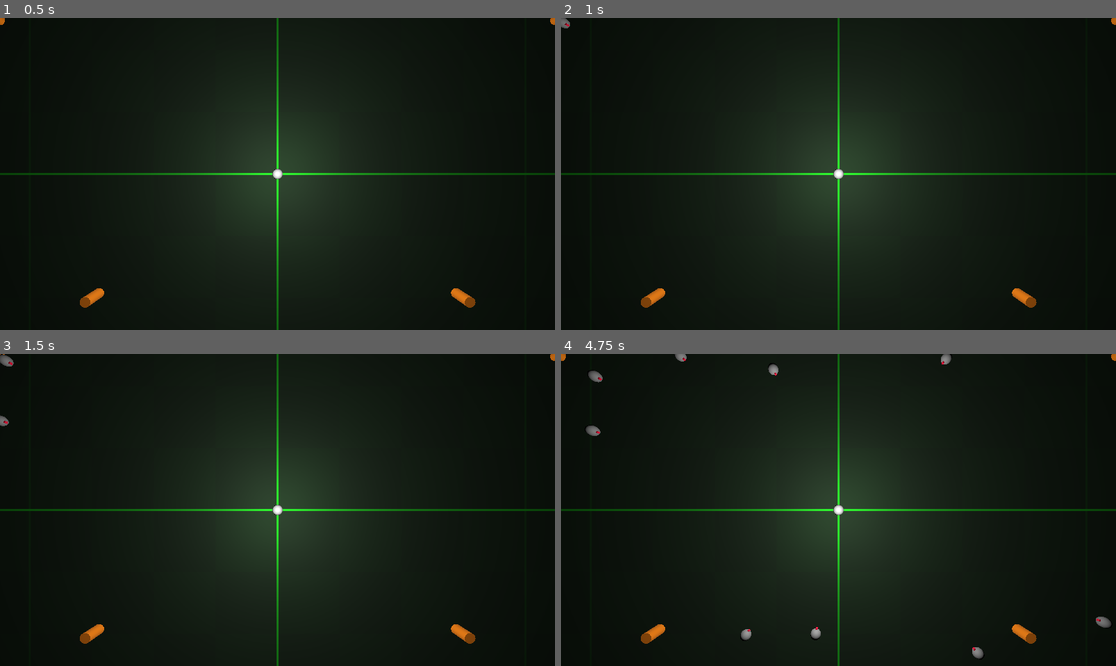
Above: before the commit, frames 1-4 (two rows, left to right).
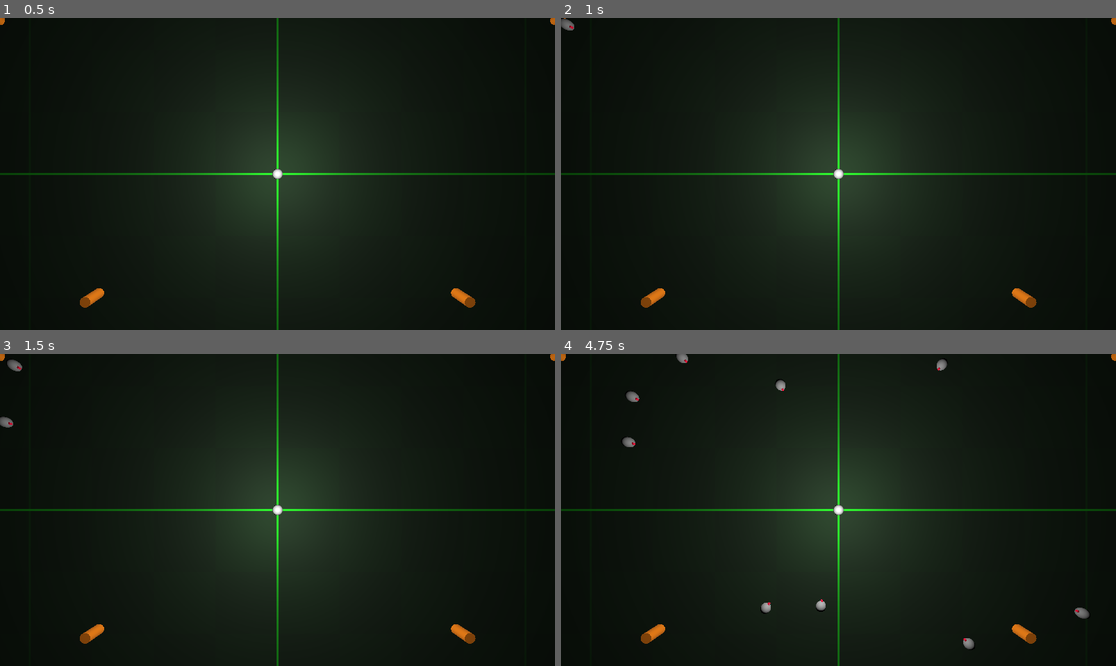
Above: after the commit, the same moments.

Repository: shinyPIKACHUx/GamJamJan2024
Game: Godot game, scene res://Levels/Ash_Test_Level.tscn
Same seed, same stepped clock (60 frames per second), same inputs: the game is played once before the commit and once after it.
Inputs (mouse positions are in pixels of both pictures, inside the frame that each line leads up to):
- Up to frame 1 (0.5 s): no input
- Up to frame 2 (1 s): tap Enter at 0.5 s; move the mouse to (960, 158) at 0.52 s; hold D (move_right) from 0.53 s (still down); hold Shift (sprint) from 0.53 s (still down); tap Space (jump) at 0.77 s
- Up to frame 3 (1.5 s): move the mouse to (166, 525) at 1.27 s; release D (move_right) at 1.28 s; release Shift (sprint) at 1.28 s; hold S (move_backward) from 1.28 s (still down); tap Shift (sprint) at 1.35 s
- Up to frame 4 (4.75 s): tap Space (jump) at 1.52, 3.02, 3.77, 4.52 s; move the mouse to (894, 441) at 2.02 s; release S (move_backward) at 2.03 s; hold D (move_right) 2.03-2.78 s; hold Shift (sprint) 2.03-2.78 s; move the mouse to (810, 572) at 2.77 s; hold W (move_forward) 2.78-3.53 s; tap Shift (sprint) at 2.85, 4.35 s; move the mouse to (1005, 556) at 3.52 s; hold Shift (sprint) 3.53-4.28 s; hold A (move_left) from 3.53 s (still down); move the mouse to (672, 463) at 4.27 s

Frame 1 is identical in both runs. In frame 2, less than 0.1% of the frame differs, in the area x 0-3%, y 0-5%; in frame 3, 0.2%; in frame 4, 1.0%, in the area x 4-100%, y 0-98%.

Commit message:
Cleaning up

Diff:
--- a/MechDonald/Enemies/BasicEnemy.tscn
+++ b/MechDonald/Enemies/BasicEnemy.tscn
@@ -12,7 +12,6 @@
 [node name="BasicEnemy" type="CharacterBody3D"]
 axis_lock_linear_y = true
 script = ExtResource("1_2d7ka")
-speed = 1
 
 [node name="Pivot" type="Node3D" parent="."]
 
--- a/MechDonald/Enemies/MoveTowardPlayer.gd
+++ b/MechDonald/Enemies/MoveTowardPlayer.gd
@@ -15,29 +15,17 @@
 func _physics_process(delta):
 	# Rotate toward player
 	look_at(playerRef.position, Vector3.UP)
-	#rotate_z(position.angle_to(playerRef.position))
-	#velocity = global_transform.origin.direction_to(playerRef.global_transform.origin).normalized()
-	#velocity *= delta * speed
 
-	# Rotate velocity based on mob's rotation to move in looking direction
-	#set_velocity(velocity.rotated(Vector3.UP, rotation.y))
-
-	#move_and_collide(velocity * delta * speed)
+	# Move toward player
 	position = position.move_toward(playerRef.position, delta * speed)
 
 # Called from the main scene
 func initialize(spawn_location, player):
+	# Set player reference
 	playerRef = player
 
+	# Set position data
 	position = spawn_location
-
-	## Rotate toward player
-	#look_at_from_position(spawn_location, player.global_transform.origin, Vector3.UP)
-	#velocity = Vector3.MODEL_FRONT * speed
-	#
-	## Rotate velocity based on mob's rotation to move in looking direction
-	##set_velocity(velocity.rotated(Vector3.UP, rotation.y))
-	#set_velocity(velocity)
 
 func _on_visible_on_screen_enabler_3d_screen_exited():
 	queue_free();
